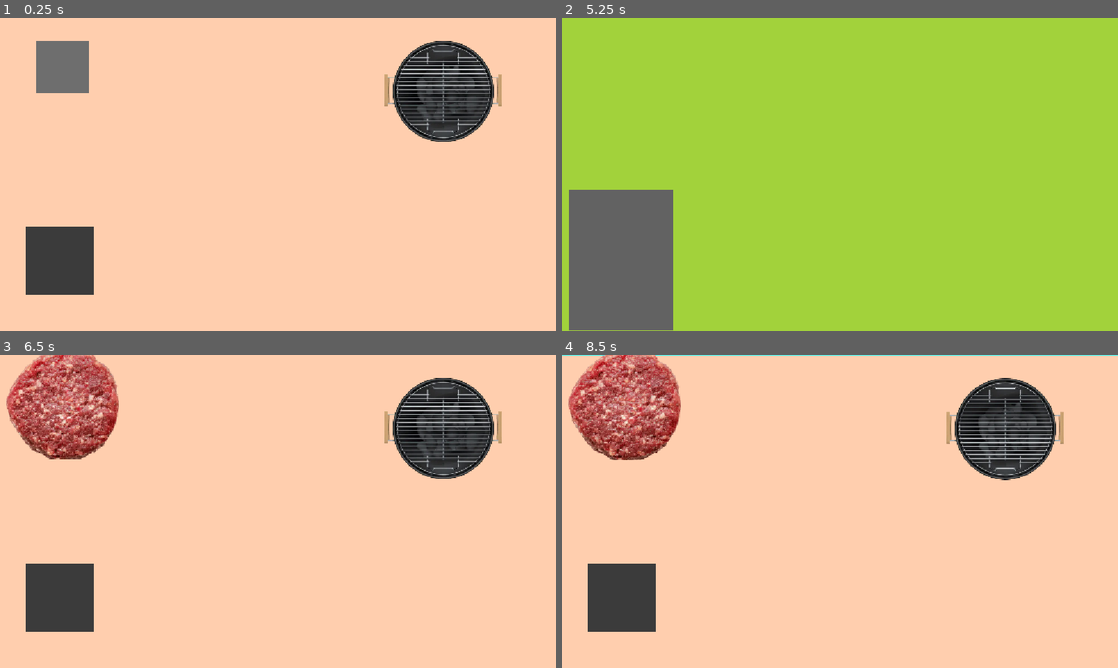
Above: before the commit, frames 1-4 (two rows, left to right).
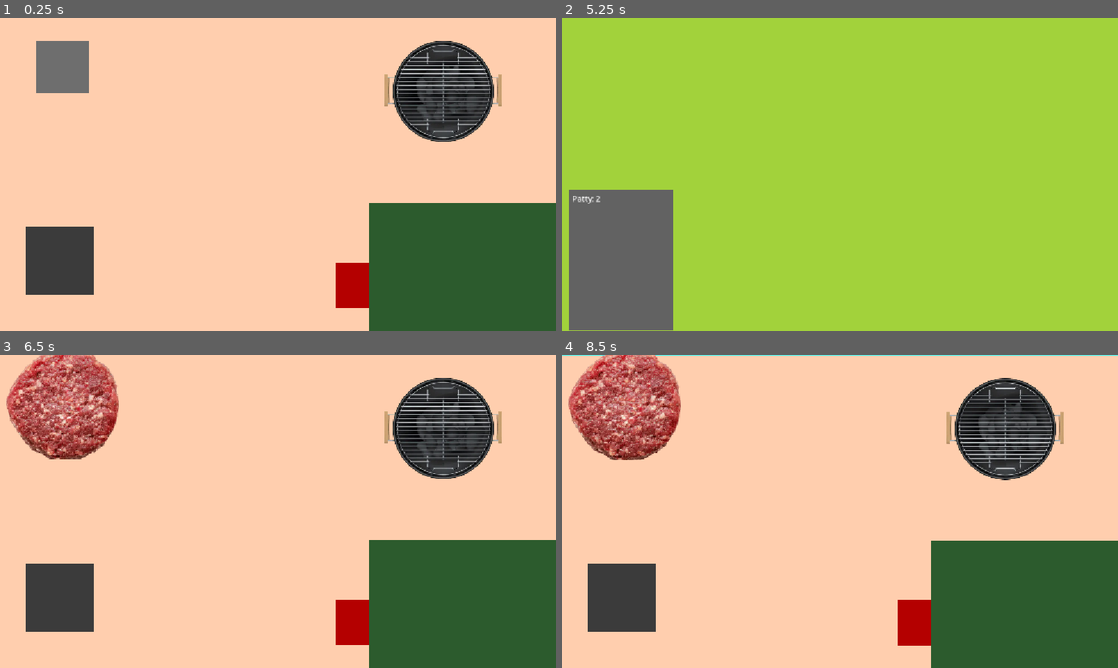
Above: after the commit, the same moments.

Repository: diceysnikey/untitled-kitchen-horror-game
Game: Godot game, scene res://scenes/game.tscn
The game is run twice, just before and just after one commit, with the same random seed, the same clock (stepped at 60 frames per second) and the same inputs.
Inputs (mouse positions are in pixels of both pictures, inside the frame that each line leads up to):
- Up to frame 1 (0.25 s): no input
- Up to frame 2 (5.25 s): click (912, 284) at 0.52 s; click (912, 284) at 1.27 s; click (912, 284) at 2.02 s; tap Enter at 2.75, 4.25 s; move the mouse to (623, 68) at 2.77 s; press the mouse at (623, 68) at 2.78 s; tap Space at 3.5, 5 s; move the mouse to (623, 68) at 3.52 s; release the mouse at (623, 68) at 3.53 s; tap S (LookDown) at 3.6 s; move the mouse to (895, 105) at 4.27 s; tap W (LookUp) at 4.35 s; move the mouse to (812, 237) at 5.02 s; click (812, 237) at 5.1 s
- Up to frame 3 (6.5 s): tap Enter at 5.75 s; move the mouse to (444, 558) at 5.77 s; tap S (LookDown) at 5.85 s
- Up to frame 4 (8.5 s): move the mouse to (673, 464) at 6.52 s; tap W (LookUp) at 6.6 s; move the mouse to (867, 511) at 7.27 s; press the mouse at (867, 511) at 7.28 s; tap Space at 8 s; move the mouse to (756, 433) at 8.02 s; release the mouse at (756, 433) at 8.03 s; tap S (LookDown) at 8.1 s

The runs differ from the first frame. In frame 1, 15% of the frame differs, in the area x 60-100%, y 59-100%; in frame 2, less than 0.1%; in frame 3, 15%; in frame 4, 15%.

Commit message:
Added an order system

Diff:
--- a/project.godot
+++ b/project.godot
@@ -22,6 +22,7 @@
 [autoload]
 
 Signalbus="*res://scripts/signalbus.gd"
+OrderSystem="*uid://kbbi2merbsmi"
 
 [display]
 
@@ -34,7 +35,8 @@
 
 [global_group]
 
-patty=""
+eatable=""
+Patty=""
 
 [input]
 
--- /dev/null
+++ b/scenes/order_system.tscn
@@ -0,0 +1,8 @@
+[gd_scene format=3 uid="uid://kbbi2merbsmi"]
+
+[ext_resource type="Script" uid="uid://boqosqouwry5m" path="res://scripts/order_system.gd" id="1_qexq3"]
+
+[node name="OrderSystem" type="Node2D" unique_id=2052582183]
+script = ExtResource("1_qexq3")
+
+[node name="Timer" type="Timer" parent="." unique_id=807914372]
--- a/scenes/patty.tscn
+++ b/scenes/patty.tscn
@@ -35,7 +35,7 @@
 [sub_resource type="CircleShape2D" id="CircleShape2D_tvbhw"]
 radius = 106.0
 
-[node name="RawPatty" type="Node2D" unique_id=1435397736 groups=["patty"]]
+[node name="Patty" type="Node2D" unique_id=1435397736 groups=["Patty"]]
 z_index = 1
 script = ExtResource("1_nuo2h")
 
--- a/scenes/prep_area.tscn
+++ b/scenes/prep_area.tscn
@@ -5,6 +5,7 @@
 [ext_resource type="Script" uid="uid://bin20n7y5s2mc" path="res://scripts/grill.gd" id="3_sy43s"]
 [ext_resource type="Texture2D" uid="uid://c75v5ii127qv7" path="res://textures_and_audios/grill.png" id="4_nkrx8"]
 [ext_resource type="Script" uid="uid://d0kcp83oa6alf" path="res://scripts/bin.gd" id="5_nkrx8"]
+[ext_resource type="Script" uid="uid://bsappb344e48k" path="res://scripts/delivery_pipe.gd" id="6_r1gi2"]
 
 [sub_resource type="RectangleShape2D" id="RectangleShape2D_0apxy"]
 size = Vector2(107, 108)
@@ -14,6 +15,23 @@
 
 [sub_resource type="RectangleShape2D" id="RectangleShape2D_r1gi2"]
 size = Vector2(141, 140)
+
+[sub_resource type="RectangleShape2D" id="RectangleShape2D_nkrx8"]
+size = Vector2(386, 265)
+
+[sub_resource type="StyleBoxFlat" id="StyleBoxFlat_r1gi2"]
+bg_color = Color(0.98984355, 5.4869056e-06, 9.62615e-07, 1)
+
+[sub_resource type="StyleBoxFlat" id="StyleBoxFlat_qgebx"]
+bg_color = Color(0.7059394, 2.23808e-06, 2.8878452e-07, 1)
+
+[sub_resource type="StyleBoxFlat" id="StyleBoxFlat_hedjg"]
+bg_color = Color(0.7059394, 2.23808e-06, 2.8878452e-07, 1)
+
+[sub_resource type="Theme" id="Theme_jdr4e"]
+Button/styles/hover = SubResource("StyleBoxFlat_r1gi2")
+Button/styles/normal = SubResource("StyleBoxFlat_qgebx")
+Button/styles/pressed = SubResource("StyleBoxFlat_hedjg")
 
 [node name="PrepArea" type="Node2D" unique_id=1408372407]
 script = ExtResource("1_0apxy")
@@ -83,3 +101,26 @@
 [node name="CollisionShape2D" type="CollisionShape2D" parent="Bin" unique_id=1711491181]
 position = Vector2(-444.5, 569)
 shape = SubResource("RectangleShape2D_r1gi2")
+
+[node name="DeliveryPipe" type="Area2D" parent="." unique_id=1200796145]
+script = ExtResource("6_r1gi2")
+
+[node name="CollisionShape2D" type="CollisionShape2D" parent="DeliveryPipe" unique_id=93036568]
+z_index = 1
+position = Vector2(390, 582.5)
+shape = SubResource("RectangleShape2D_nkrx8")
+
+[node name="ColorRect" type="ColorRect" parent="DeliveryPipe" unique_id=1342683620]
+offset_left = 196.0
+offset_top = 450.0
+offset_right = 583.0
+offset_bottom = 715.0
+mouse_filter = 2
+color = Color(0.17435491, 0.355913, 0.17559132, 1)
+
+[node name="Button" type="Button" parent="DeliveryPipe" unique_id=993784020]
+offset_left = 128.0
+offset_top = 574.0
+offset_right = 196.0
+offset_bottom = 668.0
+theme = SubResource("Theme_jdr4e")
--- a/scenes/view_area.tscn
+++ b/scenes/view_area.tscn
@@ -1,4 +1,6 @@
 [gd_scene format=3 uid="uid://m35dna3lmfjf"]
+
+[ext_resource type="Script" uid="uid://cjocyx6yi8hau" path="res://scripts/monitor.gd" id="1_4s13a"]
 
 [node name="ViewArea" type="Node2D" unique_id=412413038]
 
@@ -27,6 +29,7 @@
 color = Color(0.3647059, 0.6117647, 1, 1)
 
 [node name="Monitor" type="Node2D" parent="." unique_id=927873558]
+script = ExtResource("1_4s13a")
 
 [node name="ColorRect" type="ColorRect" parent="Monitor" unique_id=1580707026]
 offset_left = -554.0
--- a/scripts/bin.gd
+++ b/scripts/bin.gd
@@ -2,11 +2,11 @@
 
 func _patty_entered(area: Area2D) -> void:
 	var patty = area.get_parent()
-	if patty.is_in_group("patty"):
+	if patty.is_in_group("Patty"):
 		Signalbus.patty_entered_bin.emit(patty)
 func _patty_exited(area: Area2D) -> void:
 	var patty = area.get_parent()
-	if patty.is_in_group("patty"):
+	if patty.is_in_group("Patty"):
 		Signalbus.patty_exited_bin.emit(patty)
 
 func _ready() -> void:
--- /dev/null
+++ b/scripts/delivery_pipe.gd
@@ -0,0 +1,26 @@
+extends Area2D
+
+func _check_items() -> void:
+	var order = OrderEntry.new()
+	order.value = 0
+	var items = get_overlapping_areas()
+	for item in items.filter(func(i): return i.get_parent().is_in_group("Patty")):
+		order.value += 1
+	order.name = "Patty"
+	Signalbus.order_submitted.emit(order)
+
+func _order_accepted(order: OrderEntry) -> void:
+	var areas = get_overlapping_areas()
+	var counter = 0
+	for area in areas:
+		var item = area.get_parent()
+		if item.is_in_group(order.name):
+			item.queue_free()
+			counter += 1
+		elif counter > order.value:
+			break
+	print("Order accepted")
+
+func _ready() -> void:
+	$Button.pressed.connect(_check_items)
+	Signalbus.order_accepted.connect(_order_accepted)
--- a/scripts/grill.gd
+++ b/scripts/grill.gd
@@ -2,11 +2,11 @@
 
 func _start_cooking_patty(area: Area2D) -> void:
 	var patty = area.get_parent()
-	if patty.is_in_group("patty"):
+	if patty.is_in_group("Patty"):
 		Signalbus.start_cooking.emit(patty)
 func _stop_cooking_patty(area: Area2D) -> void:
 	var patty = area.get_parent()
-	if patty.is_in_group("patty"):
+	if patty.is_in_group("Patty"):
 		Signalbus.stop_cooking.emit(patty)
 
 func _ready() -> void:
--- /dev/null
+++ b/scripts/monitor.gd
@@ -0,0 +1,21 @@
+extends Node2D
+
+var displayedOrders = []
+
+func _add_order_to_list(order: OrderEntry) -> void:
+	displayedOrders.append([order.name, order.value])
+	_refresh_order_list()
+
+func _remove_order_from_list(order: OrderEntry) -> void:
+	displayedOrders.erase([order.name, order.value])
+	_refresh_order_list()
+
+func _refresh_order_list() -> void:
+	$RichTextLabel.text = ""
+	for order in displayedOrders:
+		$RichTextLabel.append_text(order[0] + ": " + str(order[1]))
+		$RichTextLabel.newline()
+
+func _ready() -> void:
+	Signalbus.order_added.connect(_add_order_to_list)
+	Signalbus.order_accepted.connect(_remove_order_from_list)
--- /dev/null
+++ b/scripts/order_entry.gd
@@ -0,0 +1,4 @@
+class_name OrderEntry
+
+var name: String
+var value: int
--- a/scripts/order_system.gd
+++ b/scripts/order_system.gd
@@ -1,13 +1,33 @@
 extends Node
 
-var isActive = false
-var orders := {}
+var activeOrders := []
 
 func _turn_active() -> void:
-	isActive = true
+	$Timer.start(5)
 func _turn_inactive() -> void:
-	isActive = false
+	$Timer.stop()
+func _add_order() -> void:
+	var newOrder = OrderEntry.new()
+	newOrder.name = "Patty"
+	newOrder.value = randi_range(1, 2)
+	activeOrders.append(newOrder)
+	Signalbus.order_added.emit(newOrder)
+	print("Added order")
+
+func _check_submitted_order(sumbittedOrder: OrderEntry) -> void:
+	var orderFound = false
+	for order in activeOrders:
+		if order.name == sumbittedOrder.name and order.value == sumbittedOrder.value:
+			Signalbus.order_accepted.emit(order)
+			activeOrders.erase(order)
+			orderFound = true
+			break
+	if not orderFound:
+		Signalbus.order_denied.emit()
+		print("Order wrong")
 
 func _ready() -> void:
 	Signalbus.order_system_activated.connect(_turn_active)
 	Signalbus.order_system_deactivated.connect(_turn_inactive)
+	Signalbus.order_submitted.connect(_check_submitted_order)
+	$Timer.timeout.connect(_add_order)
--- a/scripts/patty.gd
+++ b/scripts/patty.gd
@@ -6,8 +6,17 @@
 var cookedMeter = 0
 var canCook = false
 var canDispose = false
-var cookStatus = 0 #0 raw, 1 grilled, 2 burnt
 var isCameraUp = false
+
+func _setup_connections() -> void:
+	$Area2D.mouse_entered.connect(_mouse_entered)
+	$Area2D.mouse_exited.connect(_mouse_exited)
+	Signalbus.start_cooking.connect(_can_cook)
+	Signalbus.stop_cooking.connect(_cant_cook)
+	Signalbus.patty_entered_bin.connect(_can_dispose)
+	Signalbus.patty_exited_bin.connect(_cant_dispose)
+	Signalbus.camera_moved_up.connect(_camera_moved_up)
+	Signalbus.camera_moved_down.connect(_camera_moved_down)
 
 func _mouse_entered() -> void:
 	mouseInside = true
@@ -47,10 +56,10 @@
 		cookedMeter = clamp(cookedMeter + (5 * delta), 0, 80)
 	if cookedMeter > 50 and cookedMeter < 80:
 		$AnimatedSprite2D.play("grilled")
-		cookStatus = 1
+		add_to_group("eatable")
 	elif cookedMeter == 80:
 		$AnimatedSprite2D.play("burnt")
-		cookStatus = 2
+		remove_from_group("eatable")
 
 func _can_dispose(patty: Node2D) -> void:
 	if self == patty:
@@ -66,19 +75,13 @@
 
 func _ready() -> void:
 	isCameraUp = false
+	remove_from_group("eatable")
 	$AnimatedSprite2D.play("raw")
-	$Area2D.mouse_entered.connect(_mouse_entered)
-	$Area2D.mouse_exited.connect(_mouse_exited)
-	Signalbus.start_cooking.connect(_can_cook)
-	Signalbus.stop_cooking.connect(_cant_cook)
-	Signalbus.patty_entered_bin.connect(_can_dispose)
-	Signalbus.patty_exited_bin.connect(_cant_dispose)
-	Signalbus.camera_moved_up.connect(_camera_moved_up)
-	Signalbus.camera_moved_down.connect(_camera_moved_down)
+	_setup_connections()
 
 func _process(delta: float) -> void:
 	_input_logic()
 	_cook_logic(delta)
 	if canDispose and not dragging:
 		queue_free()
-	print("Cooked: " + str(snapped(cookedMeter, 0.01)))
+	#print("Cooked: " + str(snapped(cookedMeter, 0.01)))
--- a/scripts/signalbus.gd
+++ b/scripts/signalbus.gd
@@ -9,3 +9,7 @@
 signal camera_moved_down()
 signal order_system_activated()
 signal order_system_deactivated()
+signal order_added(newOrder)
+signal order_submitted(order)
+signal order_accepted(order)
+signal order_denied()
Not shown, added: scripts/delivery_pipe.gd.uid
Not shown, added: scripts/monitor.gd.uid
Not shown, added: scripts/order_entry.gd.uid
